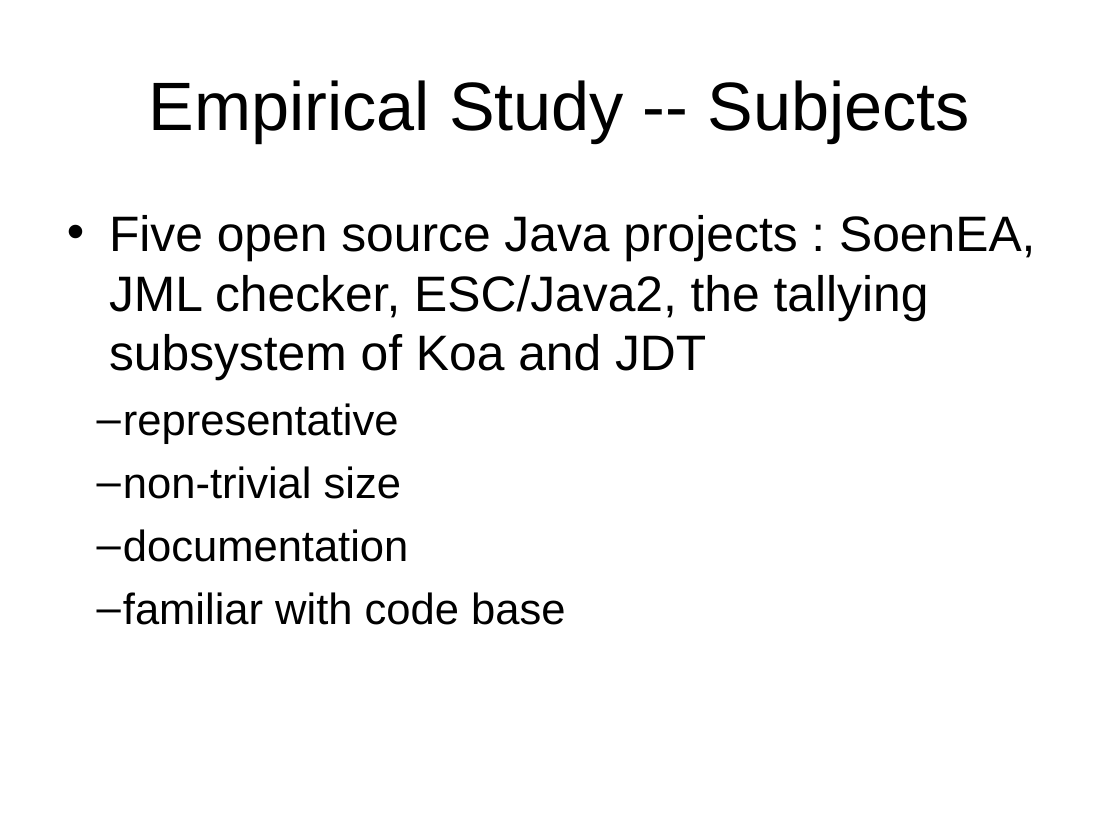
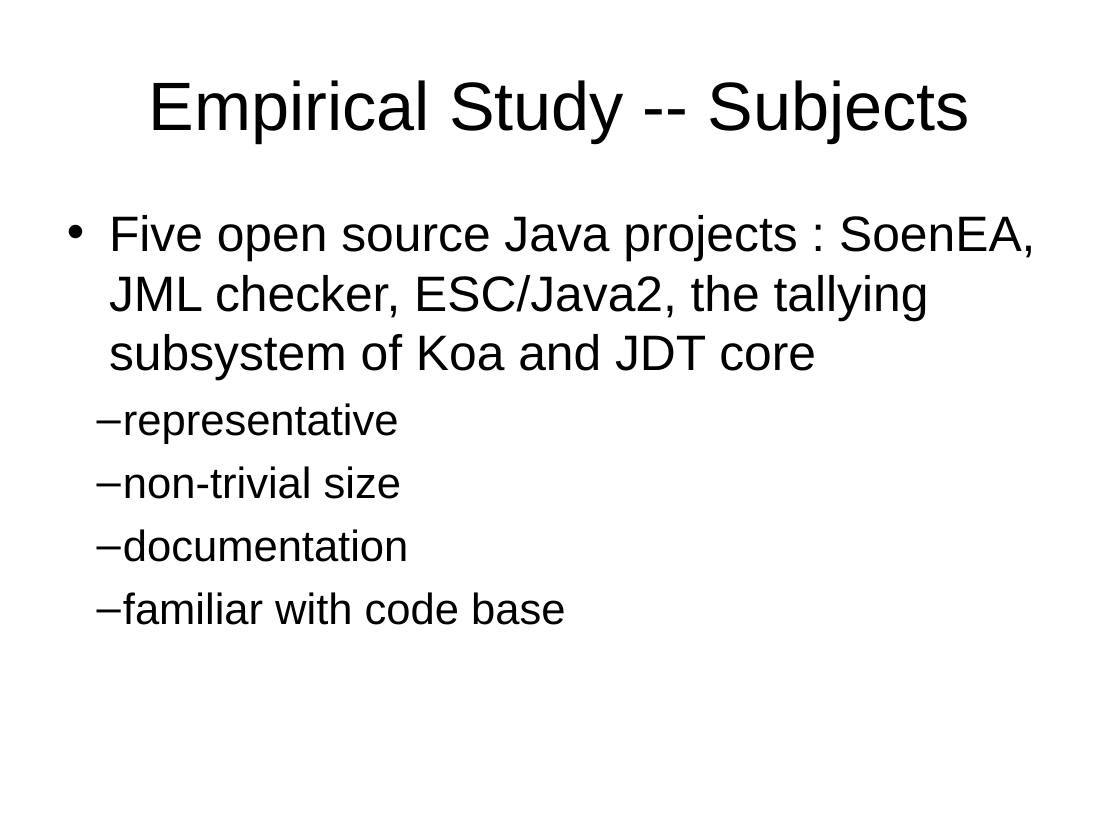
Before and after one commit to xiaohe27/Papers4Courses, a slide deck: slide 5 of CS527/Presentation/Non-Null-By-Default.ppt. Drawn at 1120x840 pixels with LibreOffice and Linux fonts; fonts in the diff are those of the drawing. Boxes give left, top, right and bottom in pixels: in the first picture for what was removed or moved away, otherwise in the second. Text is boxed around its words. In the diff, an @@ line names an element or a change of style, - is before the commit and + after.

Commit message:
update ppt

```diff
--- a/CS527/Presentation/Non-Null-By-Default.ppt
+++ b/CS527/Presentation/Non-Null-By-Default.ppt
@@ text at bbox=[109, 215, 1035, 381]: text changed @@
-• Five open source Java projects : SoenEA, JML checker, ESC/Java2, the tallying subsystem of Koa and JDT
+• Five open source Java projects : SoenEA, JML checker, ESC/Java2, the tallying subsystem of Koa and JDT core
```
Also in this commit, not shown: 2 other slides changed.
